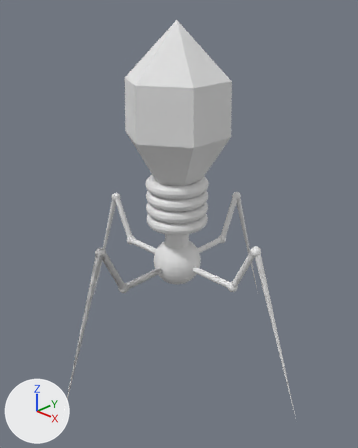
The Blender file blender_test/Virus v1.blend as it was, and as the next commit left it.
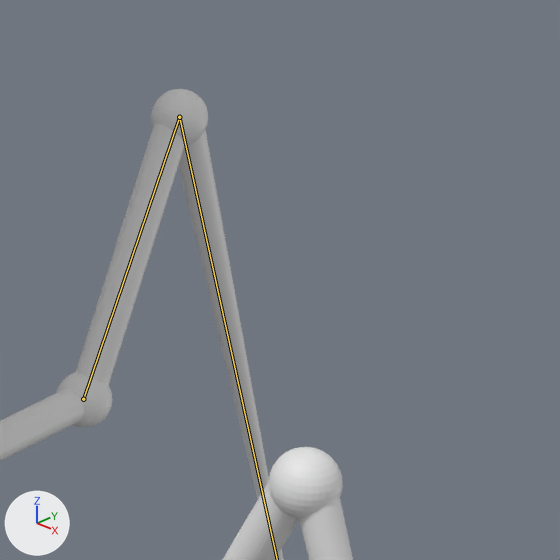
There are two pictures of each version: one whole from a 50 mm lens placed at (12.92, -13.34, 14.64), pointed at (-0.41, 0.53, 5.95), one close up on the part from 58% to 82% of the width and 40% to 59% of the height. The lights are fixed; the arrows at lower left show +X, +Y and +Z. The bones that bend it are drawn over the model as lines in the close-ups.
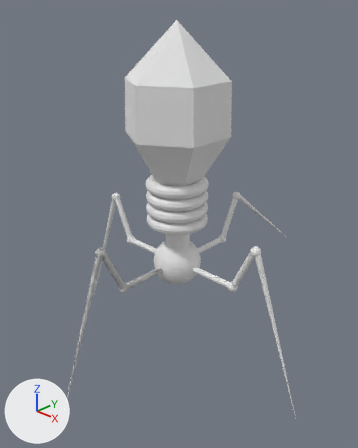
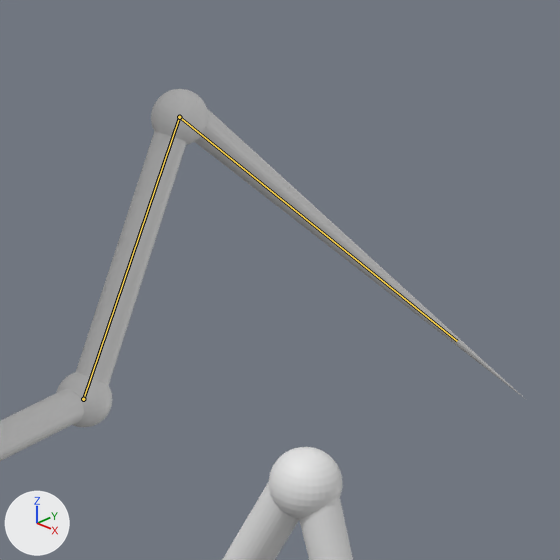
Commit message: animated Virus leg

The newer file adds an action. The first version stands in its rest pose; the second is drawn at frame 11 of the action 'Armature.001Action'.

Where the change shows, as pixel boxes [x1, y1, x2, y2] in the close-ups (560 x 560 px):
'Sphere.001', posed: before [0, 89, 284, 560]; after [0, 89, 525, 461]

What the commit changed:
Bone 'Leg.L' (bone_leg_l) moves from (0.0, 0.0, 0.0) to (-0.926, -0.695, -0.035).
Bone 'Leg.L' (bone_leg_l) turns from (0, 0, 0) to (2, 0, -32) degrees about its own x, y and z.
